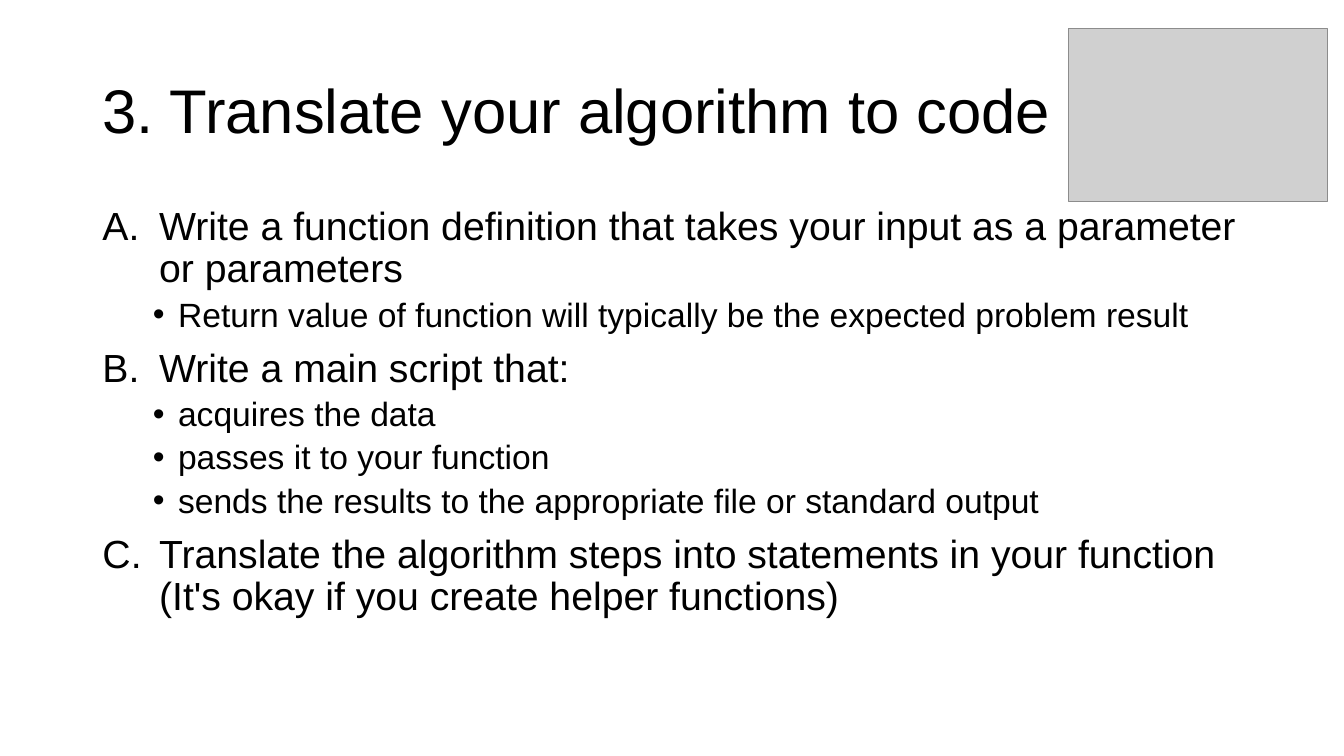
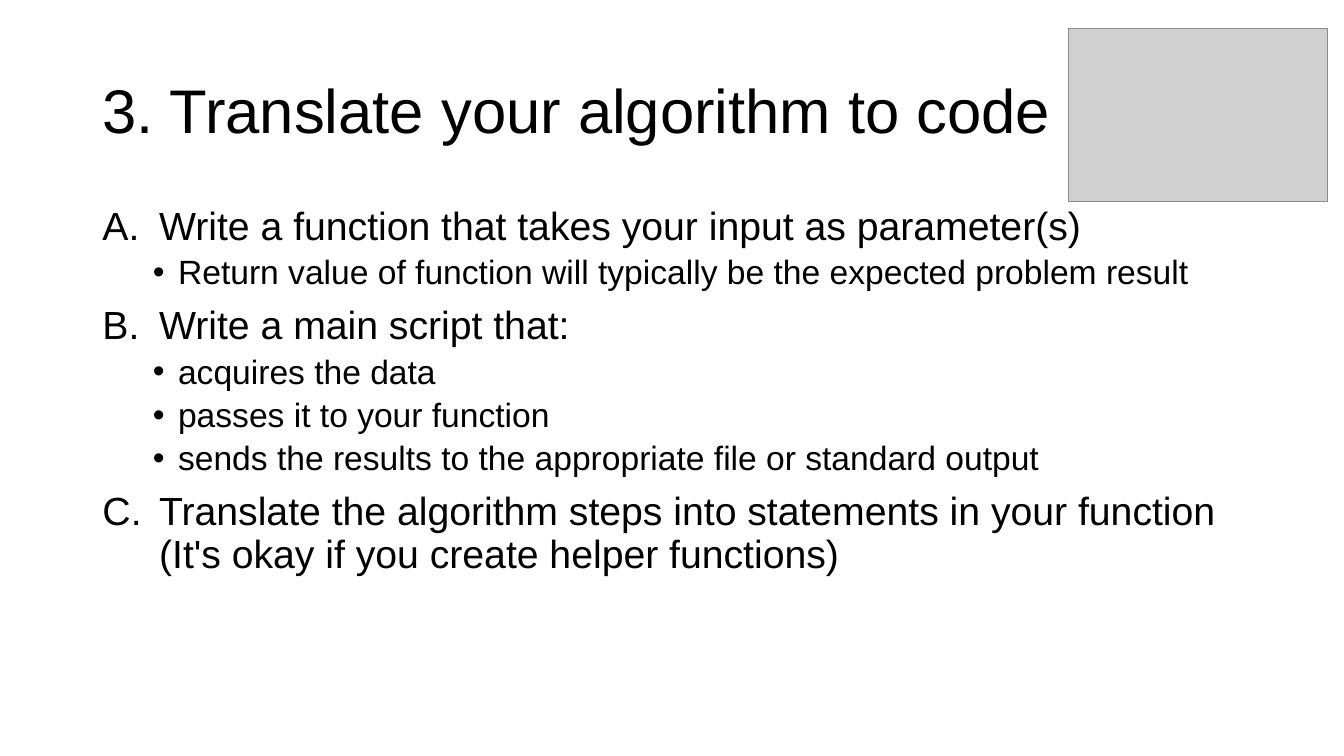
Before and after one commit to parrt/msds689, a slide deck: slide 14 of notes/problem-solving.pptx. Drawn at 1344x756 pixels with LibreOffice and Linux fonts; fonts in the diff are those of the drawing; grey boxes stand for pictures; background and template pictures are left out. Boxes give left, top, right and bottom in pixels: in the first picture for what was removed or moved away, otherwise in the second. Text is boxed around its words. In the diff, an @@ line names an element or a change of style, - is before the commit and + after.

```diff
--- a/notes/problem-solving.pptx
+++ b/notes/problem-solving.pptx
@@ text at (159, 211, 1081, 248): text changed @@
-A. Write a function definition that takes your input as a parameter or parameters
+A. Write a function that takes your input as parameter(s)
```
Also in this commit, not shown: 3 other slides changed, 4 other files.
